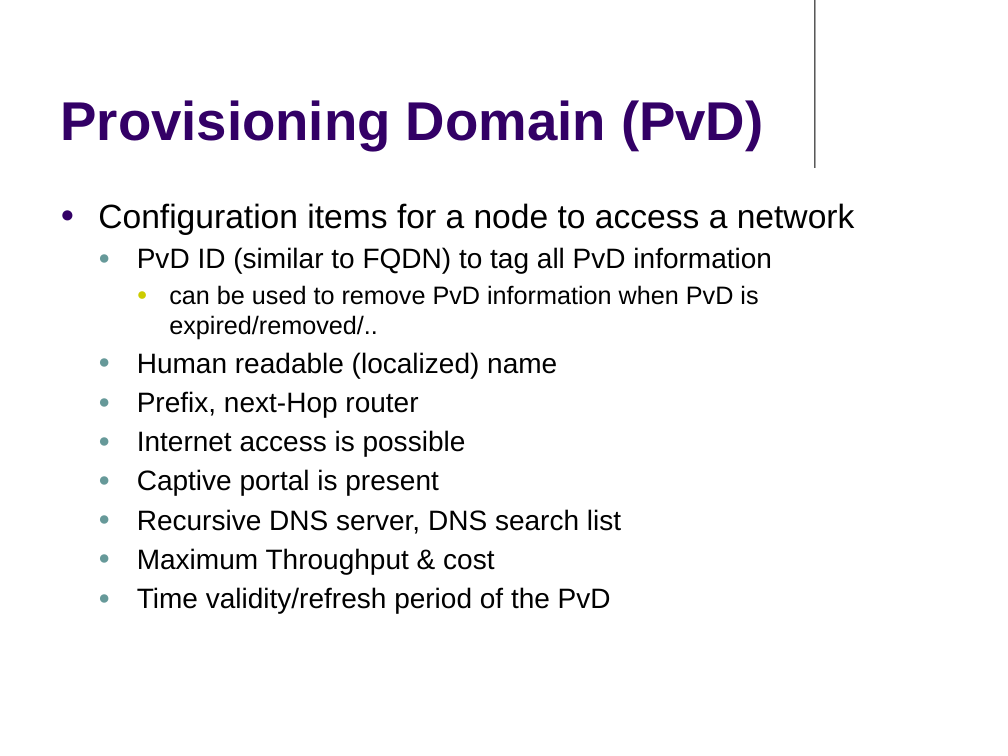
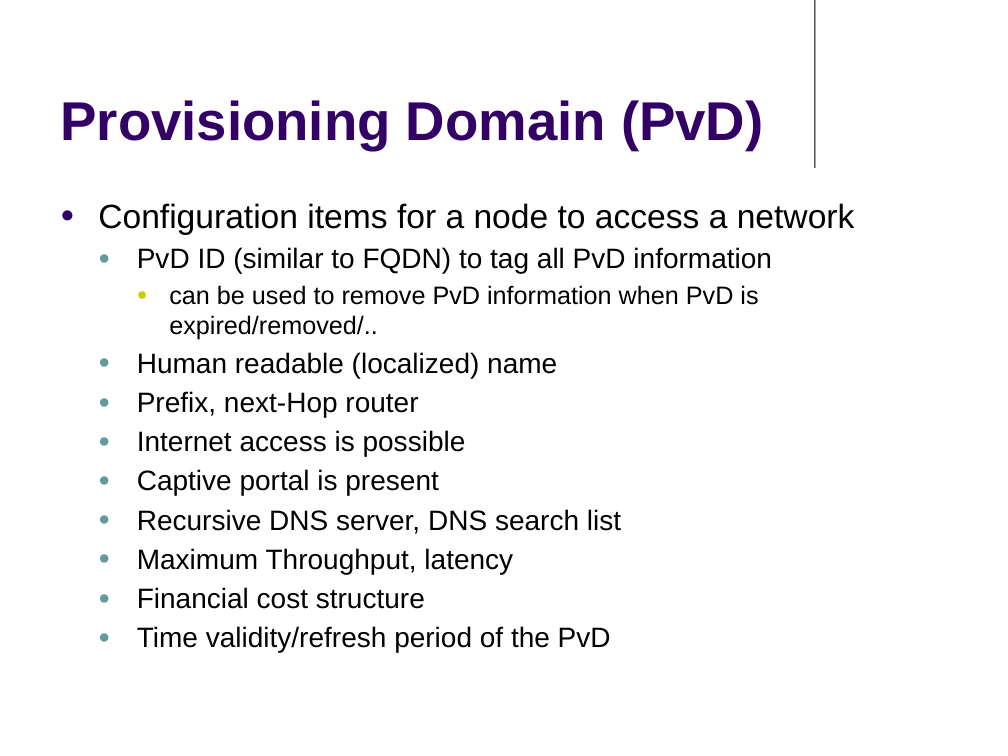
Before and after one commit to mami-project/roadshows, a slide deck: slide 2 of post-sockets/Eric Vyncke - work on pvd.pptx. Drawn at 1008x756 pixels with LibreOffice and Linux fonts; fonts in the diff are those of the drawing; background and template pictures are left out. Boxes give left, top, right and bottom in pixels: in the first picture for what was removed or moved away, otherwise in the second. Text is boxed around its words. In the diff, an @@ line names an element or a change of style, - is before the commit and + after.

```diff
--- a/post-sockets/Eric Vyncke - work on pvd.pptx
+++ b/post-sockets/Eric Vyncke - work on pvd.pptx
@@ text at [137,548,513,609]: text changed @@
-  ● Maximum Throughput & cost
+  ● Maximum Throughput, latency
+  ● Financial cost structure
```
Also in this commit, not shown: 2 other slides changed, 1 slide added.
